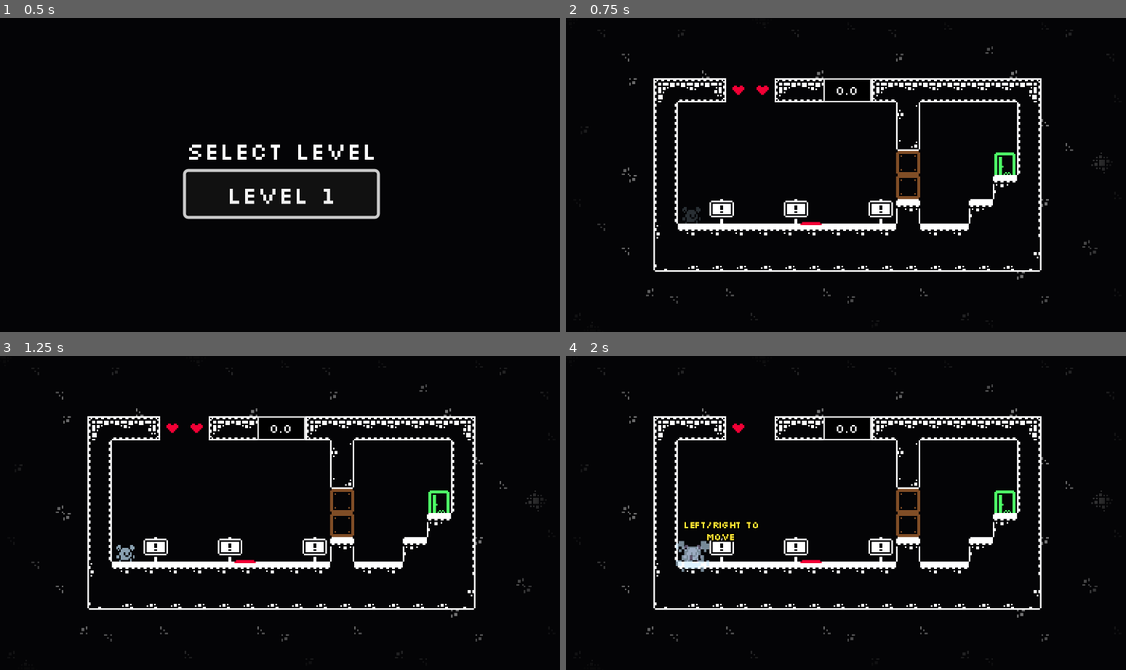
Above: before the commit, frames 1-4 (two rows, left to right).
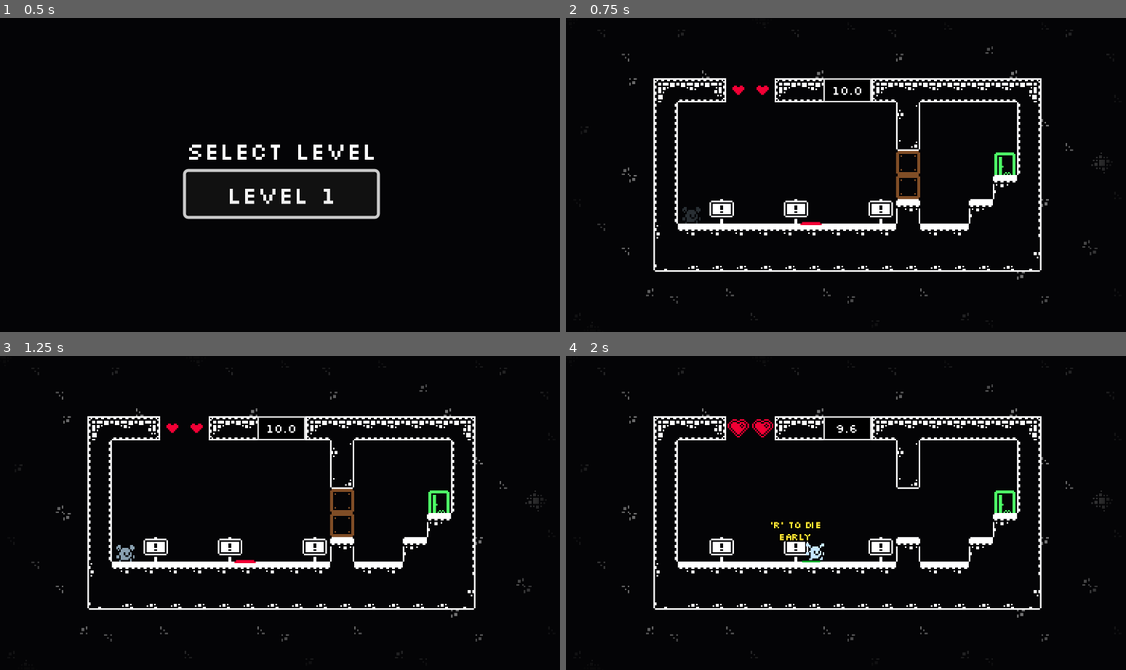
Above: after the commit, the same moments.

Repository: moellh/gmtk-game-jam-2026
Game: Godot game, scene res://src/levels/level_select.tscn
Two runs of this game, one before a commit and one after it. Both use one fixed random seed, a clock stepped at 60 frames per second and the inputs below.
Inputs:
- Up to frame 1 (0.5 s): no input
- Up to frame 2 (0.75 s): click "Level 1" at 0.5 s
- Up to frame 3 (1.25 s): no input
- Up to frame 4 (2 s): hold Right (move_right) from 1.28 s (still down); tap C (clear) at 1.35 s; tap Space (jump) at 1.52 s

Frame 1 is identical in both runs. In frame 2, less than 0.1% of the frame differs, in the area x 47-53%, y 21-25%; in frame 3, less than 0.1%; in frame 4, 1.4%, in the area x 19-64%, y 20-69%.

Commit message:
refactor: move time logic to timer

Diff:
--- /dev/null
+++ b/src/decorations/round_timer.gd
@@ -0,0 +1,25 @@
+class_name RoundTimer
+extends Label
+
+@export var round_time := 10.0
+
+var _time_left := 0.0
+
+func _ready() -> void:
+	reset()
+
+func reset() -> void:
+	_time_left = round_time
+	_refresh()
+
+func advance(delta: float) -> void:
+	_time_left = maxf(_time_left - delta, 0.0)
+	_refresh()
+
+func is_expired() -> bool:
+	return _time_left <= 0.0
+
+func _refresh() -> void:
+	var tenths := roundi(_time_left * 10.0)
+	var seconds := mini(floori(tenths * 0.1), 99)
+	text = "%d.%d" % [seconds, tenths % 10]
--- /dev/null
+++ b/src/decorations/round_timer.tscn
@@ -0,0 +1,26 @@
+[gd_scene format=3 uid="uid://drt1mersc3ne0"]
+
+[ext_resource type="Script" uid="uid://crt1merl0gic0" path="res://src/decorations/round_timer.gd" id="1"]
+[ext_resource type="FontFile" uid="uid://dkstoc421nmrg" path="res://assets/fonts/Silkscreen-Regular.ttf" id="2"]
+
+[sub_resource type="Theme" id="Theme_hud"]
+default_font = ExtResource("2")
+
+[sub_resource type="StyleBoxFlat" id="StyleBox_timer_tile"]
+bg_color = Color(0, 0, 0, 1)
+border_width_left = 1
+border_width_top = 1
+border_width_right = 1
+border_width_bottom = 1
+border_color = Color(0.85, 0.85, 0.85, 1)
+
+[node name="RoundTimer" type="Label"]
+offset_right = 32.0
+offset_bottom = 16.0
+theme = SubResource("Theme_hud")
+theme_override_font_sizes/font_size = 8
+theme_override_styles/normal = SubResource("StyleBox_timer_tile")
+text = "10.0"
+horizontal_alignment = 1
+vertical_alignment = 1
+script = ExtResource("1")
--- a/src/levels/game.gd
+++ b/src/levels/game.gd
@@ -3,19 +3,15 @@
 const LEVEL_TRANSITION_TIME := 1.0
 const DEATH_SCALE := Vector2.ONE * 3.0
 
-@export var round_time: float
 @export var next_level: PackedScene
 
 @onready var player: CharacterBody2D = $Player
-@onready var timer_label: Label = %TimerDisplay
+@onready var round_timer: RoundTimer = %RoundTimer
 @onready var life_hearts: LifeHearts = %LifeHearts
 @onready var level_complete: CanvasLayer = $LevelComplete
 
-@export var timer := round_time
-
 func _ready() -> void:
 	player.reset()
-	update_hud()
 	play_level_intro()
 
 func _process(delta: float) -> void:
@@ -25,24 +21,13 @@
 
 	if Input.is_action_just_pressed("clear"):
 		clear()
-		update_hud()
 		return
 
-	timer -= delta
-	if Input.is_action_just_pressed("restart"):
-		next_round()
-	elif timer <= 0.0:
-		if life_hearts.remaining() == 1:
-			play_death()
-		else:
-			next_round()
-
-	update_hud()
-
-func update_hud() -> void:
-	var displayed_tenths := roundi(maxf(timer, 0.0) * 10.0)
-	var displayed_seconds := mini(floori(displayed_tenths * 0.1), 99)
-	timer_label.text = "%d.%d" % [displayed_seconds, displayed_tenths % 10]
+	round_timer.advance(delta)
+	if Input.is_action_just_pressed("restart"): next_round()
+	elif round_timer.is_expired():
+		if life_hearts.remaining() == 1: play_death()
+		else: next_round()
 
 func play_level_intro() -> void:
 	get_tree().paused = true
@@ -74,7 +59,7 @@
 	next_round()
 
 func clear() -> void:
-	timer = round_time
+	round_timer.reset()
 	life_hearts.reset()
 	get_tree().call_group("ghosts", "queue_free")
 	player.reset()
@@ -85,7 +70,7 @@
 		clear()
 		return
 
-	timer = round_time
+	round_timer.reset()
 
 	add_child(player.spawn_ghost())
 	get_tree().call_group("ghosts", "restart")
@@ -93,8 +78,7 @@
 	player.reset()
 
 func complete_level(goal_position: Vector2) -> void:
-	if get_tree().paused:
-		return
+	if get_tree().paused: return
 
 	var tween := _freeze_player()
 	tween.tween_property(player, "global_position", goal_position, LEVEL_TRANSITION_TIME)
--- a/src/levels/level.tscn
+++ b/src/levels/level.tscn
@@ -6,13 +6,13 @@
 [ext_resource type="PackedScene" uid="uid://b34jpqw0gv0ag" path="res://src/interactables/goal.tscn" id="4_goal"]
 [ext_resource type="PackedScene" uid="uid://da8qcbqxtbvjb" path="res://src/interactables/button.tscn" id="5_button"]
 [ext_resource type="PackedScene" uid="uid://d3n28iv4k07jg" path="res://src/interactables/door1x2.tscn" id="6_door"]
-[ext_resource type="FontFile" uid="uid://dkstoc421nmrg" path="res://assets/fonts/Silkscreen-Regular.ttf" id="7_font"]
 [ext_resource type="PackedScene" uid="uid://dhjpoxx70p30a" path="res://src/interactables/control_sign.tscn" id="8_sign"]
 [ext_resource type="PackedScene" path="res://src/levels/level_complete.tscn" id="9_complete"]
 [ext_resource type="Script" uid="uid://cgfxrcy8cumy0" path="res://src/outside_fill.gd" id="10_outside"]
 [ext_resource type="Shader" uid="uid://c2tp42fm8nojd" path="res://src/outside_fill.gdshader" id="11_outside_shader"]
 [ext_resource type="PackedScene" path="res://src/touch_controls.tscn" id="12_touch_controls"]
 [ext_resource type="PackedScene" uid="uid://dl1fh3artssc0" path="res://src/decorations/life_hearts.tscn" id="13_hearts"]
+[ext_resource type="PackedScene" uid="uid://drt1mersc3ne0" path="res://src/decorations/round_timer.tscn" id="14_timer"]
 
 [sub_resource type="ShaderMaterial" id="ShaderMaterial_outside"]
 shader = ExtResource("11_outside_shader")
@@ -822,17 +822,6 @@
 physics_layer_0/collision_layer = 1
 sources/0 = SubResource("TileSetAtlasSource_vonw3")
 
-[sub_resource type="Theme" id="Theme_hud"]
-default_font = ExtResource("7_font")
-
-[sub_resource type="StyleBoxFlat" id="StyleBox_timer_tile"]
-bg_color = Color(0, 0, 0, 1)
-border_width_left = 1
-border_width_top = 1
-border_width_right = 1
-border_width_bottom = 1
-border_color = Color(0.85, 0.85, 0.85, 1)
-
 [node name="Main" type="Node2D" unique_id=908013008]
 texture_filter = 1
 script = ExtResource("3_game")
@@ -863,18 +852,12 @@
 
 [node name="WorldUI" type="Node2D" parent="." unique_id=1905097379]
 
-[node name="TimerDisplay" type="Label" parent="WorldUI" unique_id=2120446955]
+[node name="RoundTimer" parent="WorldUI" unique_id=2120446955 instance=ExtResource("14_timer")]
 unique_name_in_owner = true
 offset_left = 192.0
 offset_top = 16.0
 offset_right = 224.0
 offset_bottom = 32.0
-theme = SubResource("Theme_hud")
-theme_override_font_sizes/font_size = 8
-theme_override_styles/normal = SubResource("StyleBox_timer_tile")
-text = "10.0"
-horizontal_alignment = 1
-vertical_alignment = 1
 
 [node name="LifeHearts" parent="WorldUI" unique_id=1593281 instance=ExtResource("13_hearts")]
 unique_name_in_owner = true
Not shown, added: src/decorations/round_timer.gd.uid
